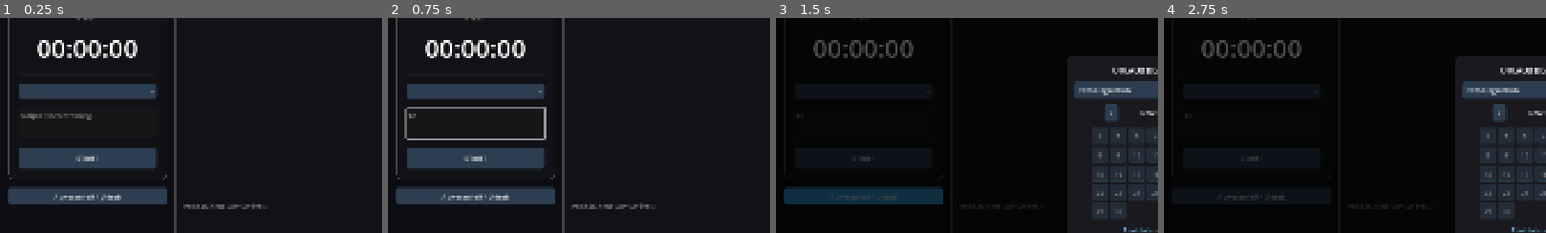
Above: before the commit, frames 1-4 (left to right).
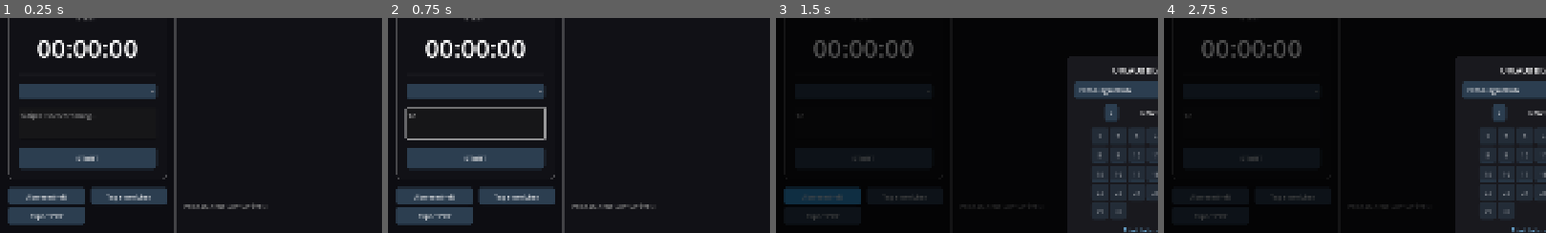
Above: after the commit, the same moments.

Repository: KurzschlussKevin/CheckX
Game: Godot game, scene res://app/modules/time/time_tracking_new.tscn
Two runs of this game, one before a commit and one after it. Both use one fixed random seed, a clock stepped at 60 frames per second and the inputs below. This scene is started directly instead of the project's main scene.
Inputs (mouse positions are % of the whole screen's width and height, from its top left):
- Up to frame 1 (0.25 s): no input
- Up to frame 2 (0.75 s): click (12, 41) at 0.52 s; type "12" at 0.6 s
- Up to frame 3 (1.5 s): click "Abwesenheit / Urlaub" (after the commit: "Abwesenheit") at 1.25 s
- Up to frame 4 (2.75 s): click (17, 58) at 2 s, where only the run after the commit has a clickable "Tag einreichen"
The pictures show only the part of the screen within x 0-50%, y 17-67%; the shares and areas given below are measured in that part.

The runs differ from the first frame. In frame 1, 2.4% of the frame differs, in the area x 2-40%, y 78-97%; in frame 2, 2.4%; in frame 3, 1.7%; in frame 4, 0.3%.

Commit message:
Add files via upload

Diff:
--- a/check-x/app/core/store/store.gd
+++ b/check-x/app/core/store/store.gd
@@ -40,7 +40,6 @@
 	print("Login Versuch bei: ", url)
 	login_http.request(url, headers, HTTPClient.METHOD_POST, body)
 
-# NEU: Die fehlende Register-Funktion
 func register(first_name: String, last_name: String, email: String, password: String) -> void:
 	var url = get_api_url() + "/auth/register"
 	var body = JSON.stringify({
@@ -67,7 +66,7 @@
 			# Registrierung war erfolgreich (Server schickt kein User-Objekt zurück)
 			emit_signal("login_completed", true, "Konto erfolgreich erstellt! Bitte einloggen.")
 	else:
-		# Fehlerbehandlung: Versuche die Fehlermeldung vom Server (Python) zu lesen
+		# Fehlerbehandlung
 		var error_msg = "Fehler: " + str(response_code)
 		if json is Dictionary and json.has("detail"):
 			error_msg = json["detail"]
@@ -111,7 +110,6 @@
 	_send_post(url, body)
 
 func stop_timer(_project: String, notes: String = "") -> void:
-	# _project mit Unterstrich versehen, um die Warnung zu beheben
 	var emp_id = get_current_user_id()
 	if emp_id.is_empty(): return
 
@@ -142,13 +140,11 @@
 
 # --- ABFRAGEN (CACHE) ---
 
-# Gibt alle Einträge für einen bestimmten Mitarbeiter an einem Datum zurück
 func get_entries_for_date(emp_id: String, date_str: String) -> Array:
 	return time_entries.filter(func(e):
 		return str(e.get("emp_id")) == emp_id and e.get("date") == date_str
 	)
 
-# Gibt die gesamte Historie eines Mitarbeiters zurück
 func get_entries_by_employee(emp_id: String) -> Array:
 	return time_entries.filter(func(e):
 		return str(e.get("emp_id")) == emp_id
@@ -171,7 +167,7 @@
 	var url = get_api_url() + "/time/manual"
 	var body = {
 		"emp_id": emp_id,
-		"date": date_str,      # Format: "YYYY-MM-DD"
+		"date": date_str,
 		"duration": minutes,   # Ganze Zahl
 		"project": project,
 		"type": type
@@ -187,7 +183,8 @@
 		var locked = false
 		if code == 200:
 			var json = JSON.parse_string(body.get_string_from_utf8())
-			locked = json.get("is_locked", false)
+			if json is Dictionary:
+				locked = json.get("is_locked", false)
 		callback.call(locked)
 		http.queue_free()
 	)
@@ -202,3 +199,36 @@
 		"note": note
 	}
 	_send_post(url, body)
+
+func request_correction(emp_id: String, date_str: String, note: String, callback: Callable) -> void:
+	var url = get_api_url() + "/time/request_correction"
+	var body = {
+		"emp_id": emp_id,
+		"date": date_str,
+		"note": note
+	}
+
+	var http = HTTPRequest.new()
+	add_child(http)
+	http.request_completed.connect(func(_r, code, _h, _b):
+		callback.call(code == 200)
+		http.queue_free()
+	)
+	var headers = ["Content-Type: application/json"]
+	http.request(url, headers, HTTPClient.METHOD_POST, JSON.stringify(body))
+
+# --- NEU HINZUGEFÜGT: WORKFLOW ---
+
+func submit_day(emp_id: String, date_str: String, callback: Callable) -> void:
+	var url = get_api_url() + "/time/submit_day"
+	var body = {"emp_id": emp_id, "date": date_str}
+
+	var http = HTTPRequest.new()
+	add_child(http)
+	http.request_completed.connect(func(_r, code, _h, _b):
+		# Callback mit true aufrufen, wenn Status 200 (OK)
+		callback.call(code == 200)
+		http.queue_free()
+	)
+	var headers = ["Content-Type: application/json"]
+	http.request(url, headers, HTTPClient.METHOD_POST, JSON.stringify(body))
--- a/check-x/app/modules/time/manual_popup.gd
+++ b/check-x/app/modules/time/manual_popup.gd
@@ -1,45 +1,58 @@
 extends Control
 
 signal entry_saved
+
+var user_id = ""
 var target_date = ""
-var user_id = ""
-
-func _ready():
-	%CancelBtn.pressed.connect(func(): visible = false)
-	%SaveBtn.pressed.connect(_save)
 
 func open(uid, date_str):
 	user_id = uid
 	target_date = date_str
-	%DateInfo.text = "Datum: " + date_str
+
+	if has_node("%DateInfo"):
+		%DateInfo.text = "Datum: " + date_str
 
 	# Initial alles aktivieren
-	%SaveBtn.disabled = false
-	%ProjectInput.editable = true
-	%TimeInput.editable = true
-	%SaveBtn.text = "Speichern"
+	if has_node("%SaveBtn"):
+		%SaveBtn.disabled = false
+		%SaveBtn.text = "Speichern"
+	if has_node("%ProjectInput"): %ProjectInput.editable = true
+	if has_node("%TimeInput"): %TimeInput.editable = true
 
-	# Sperrstatus prüfen
+	# SPERR-CHECK VOM SERVER
 	Store.is_day_locked(uid, date_str, func(is_locked):
 		if is_locked:
-			%DateInfo.text = "Datum: " + date_str + " (GESPERRT)"
-			%DateInfo.modulate = Color.RED
-			%SaveBtn.disabled = true
-			%SaveBtn.text = "Vom Admin bestätigt"
-			%ProjectInput.editable = false
-			%TimeInput.editable = false
-			# Hier könnte man einen Button "Korrektur beantragen" einblenden
+			if has_node("%DateInfo"):
+				%DateInfo.text = date_str + " (GESPERRT)"
+				%DateInfo.modulate = Color(1, 0.4, 0.4) # Rot markieren
+
+			if has_node("%SaveBtn"):
+				%SaveBtn.disabled = true
+				%SaveBtn.text = "Gesperrt"
+
+			if has_node("%ProjectInput"): %ProjectInput.editable = false
+			if has_node("%TimeInput"): %TimeInput.editable = false
 		else:
-			%DateInfo.modulate = Color.WHITE
+			if has_node("%DateInfo"): %DateInfo.modulate = Color.WHITE
 	)
 
-	%ProjectInput.text = ""
-	%TimeInput.value = 0
+	if has_node("%ProjectInput"): %ProjectInput.text = ""
+	if has_node("%TimeInput"): %TimeInput.value = 0
 	visible = true
 
-func _save():
-	var mins = int(%TimeInput.value)
+func _ready():
+	if has_node("%SaveBtn"):
+		%SaveBtn.pressed.connect(_on_save)
+	if has_node("%CancelBtn"):
+		%CancelBtn.pressed.connect(func(): visible = false)
+
+func _on_save():
+	var mins = 0
+	var proj = ""
+	if has_node("%TimeInput"): mins = int(%TimeInput.value)
+	if has_node("%ProjectInput"): proj = %ProjectInput.text
+
 	if mins > 0:
-		Store.add_manual_entry(user_id, target_date, mins, %ProjectInput.text, "Manuell")
+		Store.add_manual_entry(user_id, target_date, mins, proj)
+		entry_saved.emit()
 		visible = false
-		emit_signal("entry_saved")
--- a/check-x/app/modules/time/time_tracking.gd
+++ b/check-x/app/modules/time/time_tracking.gd
@@ -2,23 +2,32 @@
 
 var uid = ""
 var blink_timer = 0.0
+var current_day_locked = false
 
 func _ready():
 	uid = Store.get_current_user_id()
 
-	# 1. Signale verbinden
+	# --- SIGNALE ---
 	if has_node("%StartBtn"):
 		%StartBtn.pressed.connect(_toggle_timer)
+
+	# Dieser Button übernimmt jetzt BEIDE Funktionen (Einreichen & Korrektur)
+	if has_node("%SubmitDayBtn"):
+		%SubmitDayBtn.pressed.connect(_on_submit_day_pressed)
+
 	if has_node("%VacBtn"):
 		%VacBtn.pressed.connect(func(): if has_node("%VacationPopup"): %VacationPopup.open(uid))
 
-	# 2. Untermodule initialisieren
+	# --- MODULE ---
 	if has_node("%CalendarPanel"):
 		%CalendarPanel.setup(uid)
-		%CalendarPanel.request_manual.connect(func(d): if has_node("%ManualPopup"): %ManualPopup.open(uid, d))
+		# Kalenderklick öffnet Popup nur, wenn Tag nicht gesperrt
+		%CalendarPanel.request_manual.connect(func(d):
+			if not current_day_locked and has_node("%ManualPopup"):
+				%ManualPopup.open(uid, d)
+		)
 
 	if has_node("%ManualPopup"):
-		# WICHTIG: Hier wird nach dem Speichern aktualisiert
 		%ManualPopup.entry_saved.connect(func():
 			_refresh_all()
 			_update_stats()
@@ -27,31 +36,124 @@
 	if has_node("%DateLabel"):
 		%DateLabel.text = Time.get_date_string_from_system()
 
-	# 3. INITIALDATEN BEIM START LADEN <-- Das hat gefehlt!
+	# Init
 	_update_ui_state()
 	_fetch_customers()
-	_update_stats() # Ruft die heutigen Minuten direkt beim Öffnen ab
+	_update_stats()
+
+# --- BUTTON LOGIK ---
+
+func _on_submit_day_pressed():
+	var date_today = Time.get_date_string_from_system()
+
+	# Button kurz deaktivieren für Feedback
+	%SubmitDayBtn.disabled = true
+	%SubmitDayBtn.text = "..."
+
+	if current_day_locked:
+		# FALL A: Tag ist gesperrt -> Wir beantragen Korrektur (Entsperren)
+		Store.request_correction(uid, date_today, "User Correction Request", func(success):
+			if success:
+				_update_stats() # UI aktualisieren -> Tag wird wieder normal
+			else:
+				%SubmitDayBtn.text = "Fehler"
+				%SubmitDayBtn.disabled = false
+		)
+	else:
+		# FALL B: Tag ist offen -> Wir reichen ein (Sperren)
+		Store.submit_day(uid, date_today, func(success):
+			if success:
+				_update_stats() # UI aktualisieren -> Tag wird rot & gesperrt
+				if has_node("%CalendarPanel"): %CalendarPanel.refresh()
+			else:
+				%SubmitDayBtn.text = "Fehler"
+				%SubmitDayBtn.disabled = false
+		)
+
+# --- VISUELLE LOGIK ---
+
+func _update_stats():
+	if uid == "": return
+	var date_today = Time.get_date_string_from_system()
+
+	# 1. Minuten holen (wie gehabt)
+	var url = Store.get_api_url() + "/time/stats/daily?emp_id=" + uid + "&date=" + date_today
+	var http = HTTPRequest.new(); add_child(http)
+	http.request_completed.connect(func(_r, code, _h, body):
+		if code == 200:
+			var json = JSON.parse_string(body.get_string_from_utf8())
+			if json and json.has("total_minutes"):
+				var total = int(json["total_minutes"])
+				var h = total / 60
+				var m = total % 60
+				if has_node("%StatTodayLabel"):
+					%StatTodayLabel.text = str(h) + "h " + str(m).pad_zeros(2) + "m"
+				if has_node("%Bar"):
+					%Bar.value = total / 60.0
+		http.queue_free()
+	)
+	http.request(url)
+
+	# 2. STATUS CHECKEN & FARBEN SETZEN
+	Store.is_day_locked(uid, date_today, func(is_locked):
+		current_day_locked = is_locked
+
+		var btn = %SubmitDayBtn
+		var card = %TodayCard
+		var status_lbl = %StatusLabel
+		var start_btn = %StartBtn
+
+		# Button immer aktivieren nach Check
+		btn.disabled = false
+
+		if is_locked:
+			# --- ZUSTAND: EINGEREICHT (ROT) ---
+
+			# Button ändert Funktion zu Korrektur
+			btn.text = "Korrektur beantragen"
+			btn.modulate = Color(1, 0.7, 0.7) # Rötlicher Button
+
+			# Panel wird ROT
+			card.modulate = Color(1, 0.4, 0.4)
+
+			# Status Text
+			status_lbl.text = "EINGEREICHT"
+			status_lbl.modulate = Color(1, 0.3, 0.3)
+
+			# Start Button gesperrt
+			start_btn.disabled = true
+			start_btn.text = "GESPERRT"
+			start_btn.modulate = Color(0.5, 0.5, 0.5)
+
+		else:
+			# --- ZUSTAND: OFFEN (NORMAL) ---
+
+			# Button ändert Funktion zu Einreichen
+			btn.text = "Tag einreichen"
+			btn.modulate = Color(1, 1, 1) # Weiß
+
+			# Panel normal
+			card.modulate = Color(1, 1, 1)
+
+			# Status Text normal
+			status_lbl.modulate = Color(1, 1, 1)
+
+			# UI State (Start/Stop) normal prüfen
+			_update_ui_state()
+	)
 
 func _process(delta):
 	if Store.is_timer_running(uid):
 		var dur = Time.get_unix_time_from_system() - Store.get_timer_start(uid)
-		var hours = int(dur / 3600)
-		var minutes = int(fmod(dur, 3600) / 60)
-		var seconds = int(fmod(dur, 60))
-
-		if has_node("%TimerLabel"):
-			%TimerLabel.text = "%02d:%02d:%02d" % [hours, minutes, seconds]
-
-		if has_node("%Bar"):
-			%Bar.value = dur / 3600.0
+		var h = int(dur / 3600); var m = int(fmod(dur, 3600) / 60); var s = int(fmod(dur, 60))
+		if has_node("%TimerLabel"): %TimerLabel.text = "%02d:%02d:%02d" % [h, m, s]
 
 		blink_timer += delta
 		if has_node("%PulseDot"):
 			%PulseDot.visible = true
 			%PulseDot.modulate.a = 0.3 + abs(sin(blink_timer * 4.0)) * 0.7
 	else:
-		if has_node("%PulseDot"):
-			%PulseDot.visible = false
+		if has_node("%PulseDot"): %PulseDot.visible = false
 
 func _toggle_timer():
 	if Store.is_timer_running(uid):
@@ -62,24 +164,26 @@
 		Store.stop_timer("", notes)
 		_refresh_all()
 	else:
-		var customer = "Allgemein"
-		if has_node("%CustomerOption"):
-			customer = %CustomerOption.get_item_text(%CustomerOption.selected)
-		Store.start_timer(customer)
-	_update_ui_state()
+		var cust = "Allgemein"
+		if has_node("%CustomerOption"): cust = %CustomerOption.get_item_text(%CustomerOption.selected)
+		Store.start_timer(cust)
+	_update_stats()
 
 func _refresh_all():
-	if has_node("%CalendarPanel"):
-		%CalendarPanel.refresh()
+	if has_node("%CalendarPanel"): %CalendarPanel.refresh()
+	_update_stats()
 
 func _update_ui_state():
+	# Wenn gesperrt ist, greift die Logik in _update_stats, hier brechen wir ab
+	if current_day_locked: return
+
 	var running = Store.is_timer_running(uid)
 	if has_node("%StartBtn"):
 		%StartBtn.text = "STOPP" if running else "START"
-	if has_node("%CustomerOption"):
-		%CustomerOption.disabled = running
-	if has_node("%StatusLabel"):
-		%StatusLabel.text = "AKTIV" if running else "BEREIT"
+		%StartBtn.disabled = false
+		%StartBtn.modulate = Color(1, 1, 1)
+	if has_node("%CustomerOption"): %CustomerOption.disabled = running
+	if has_node("%StatusLabel"): %StatusLabel.text = "AKTIV" if running else "BEREIT"
 
 func _fetch_customers():
 	var url = Store.get_api_url() + "/customers"
@@ -89,35 +193,7 @@
 			var customers = JSON.parse_string(body.get_string_from_utf8())
 			%CustomerOption.clear()
 			if customers is Array:
-				for c in customers:
-					%CustomerOption.add_item(c.get("company_name", "Kunde"))
+				for c in customers: %CustomerOption.add_item(c.get("company_name", "Kunde"))
 		http.queue_free()
 	)
 	http.request(url)
-
-func _update_stats():
-	if uid == "": return
-
-	var date_today = Time.get_date_string_from_system()
-	var url = Store.get_api_url() + "/time/stats/daily?emp_id=" + uid + "&date=" + date_today
-
-	var http = HTTPRequest.new()
-	add_child(http)
-	http.request_completed.connect(func(_r, code, _h, body):
-		if code == 200:
-			var json = JSON.parse_string(body.get_string_from_utf8())
-			if json and json.has("total_minutes"):
-				var total = int(json["total_minutes"])
-				var h = total / 60
-				var m = total % 60
-
-				# UI-Update
-				if has_node("%StatTodayLabel"):
-					%StatTodayLabel.text = str(h) + "h " + str(m).pad_zeros(2) + "m"
-
-				# Den Fortschrittsbalken ebenfalls füllen (Soll 8h = 480 Min)
-				if has_node("%Bar"):
-					%Bar.value = float(total) / 60.0
-		http.queue_free()
-	)
-	http.request(url)
--- a/check-x/app/modules/time/time_tracking_new.tscn
+++ b/check-x/app/modules/time/time_tracking_new.tscn
@@ -77,6 +77,7 @@
 theme_override_constants/separation = 20
 
 [node name="TodayCard" type="PanelContainer" parent="MainLayout/VBox/StatsRow"]
+unique_name_in_owner = true
 custom_minimum_size = Vector2(250, 90)
 layout_mode = 2
 theme_override_styles/panel = SubResource("StyleBoxFlat_glass")
@@ -213,11 +214,31 @@
 theme_override_font_sizes/font_size = 18
 text = "START"
 
-[node name="VacBtn" type="Button" parent="MainLayout/VBox/ContentSplit/LeftPanel"]
+[node name="ActionGrid" type="GridContainer" parent="MainLayout/VBox/ContentSplit/LeftPanel"]
+layout_mode = 2
+theme_override_constants/h_separation = 15
+columns = 2
+
+[node name="VacBtn" type="Button" parent="MainLayout/VBox/ContentSplit/LeftPanel/ActionGrid"]
 unique_name_in_owner = true
 custom_minimum_size = Vector2(0, 45)
 layout_mode = 2
-text = "Abwesenheit / Urlaub"
+size_flags_horizontal = 3
+text = "Abwesenheit"
+
+[node name="SubmitDayBtn" type="Button" parent="MainLayout/VBox/ContentSplit/LeftPanel/ActionGrid"]
+unique_name_in_owner = true
+custom_minimum_size = Vector2(0, 45)
+layout_mode = 2
+size_flags_horizontal = 3
+text = "Tag einreichen"
+
+[node name="PdfBtn" type="Button" parent="MainLayout/VBox/ContentSplit/LeftPanel/ActionGrid"]
+unique_name_in_owner = true
+custom_minimum_size = Vector2(0, 45)
+layout_mode = 2
+size_flags_horizontal = 3
+text = "Export PDF"
 
 [node name="RightPanel" type="PanelContainer" parent="MainLayout/VBox/ContentSplit"]
 layout_mode = 2
